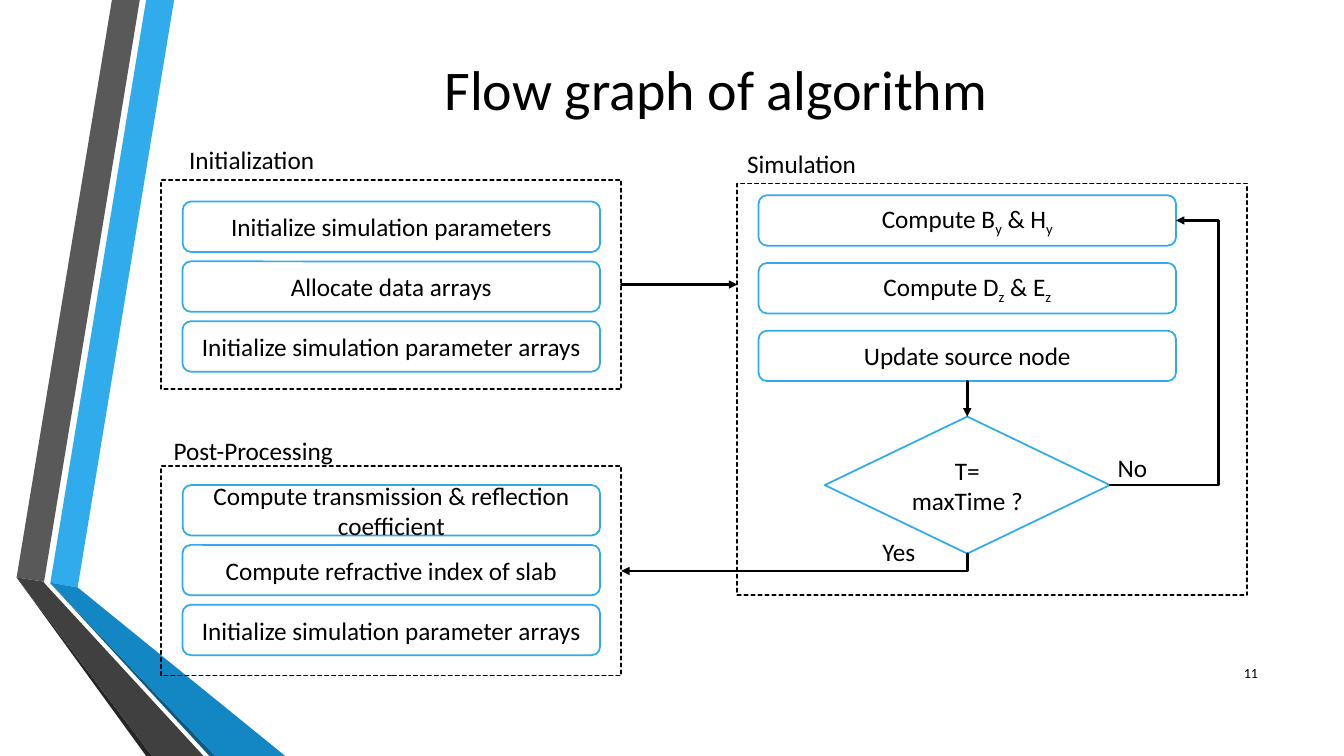
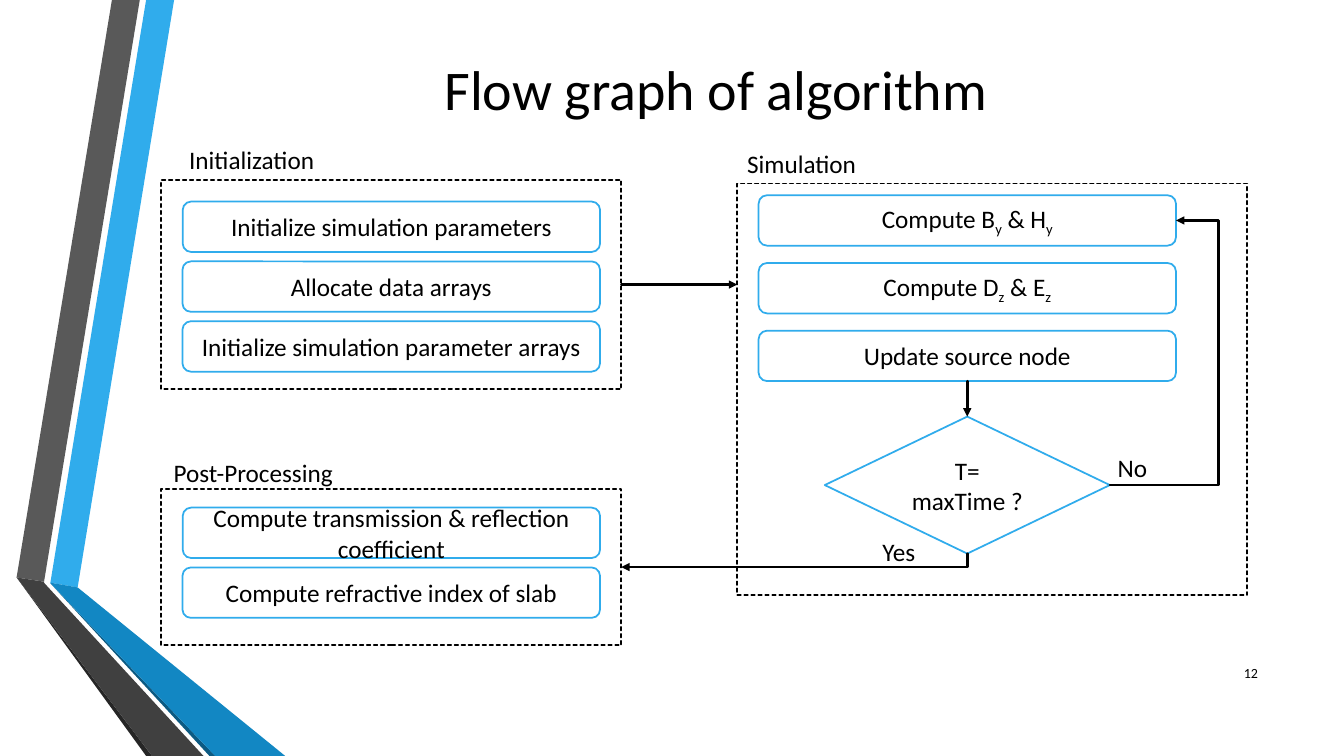
Before and after one commit to junaidnasir/gpu-em-nim, a slide deck: slide 12 of FYP_Defense_Presentation/FYP-2_presentation.pptx (slide 11 before the commit). Drawn at 1344x756 pixels with LibreOffice and Linux fonts; fonts in the diff are those of the drawing; background and template pictures are left out. Boxes give left, top, right and bottom in pixels: in the first picture for what was removed or moved away, otherwise in the second. Text is boxed around its words. In the diff, an @@ line names an element or a change of style, - is before the commit and + after.

```diff
--- a/FYP_Defense_Presentation/FYP-2_presentation.pptx
+++ b/FYP_Defense_Presentation/FYP-2_presentation.pptx
@@ text "Post-Processing": place and size @@
-text "Post-Processing" at [174, 442, 333, 466]
+text "Post-Processing" at [174, 464, 333, 489]
@@ rectangle: place and size @@
-rectangle at [161, 467, 621, 677]
+rectangle at [161, 489, 621, 645]
@@ rounded rectangle "Compute transmission & reflection coefficient": place and size @@
-rounded rectangle "Compute transmission & reflection coefficient" at [182, 485, 600, 535]
+rounded rectangle "Compute transmission & reflection coefficient" at [182, 508, 600, 559]
@@ rounded rectangle "Compute refractive index of slab": place and size @@
-rounded rectangle "Compute refractive index of slab" at [182, 545, 600, 596]
+rounded rectangle "Compute refractive index of slab" at [182, 568, 600, 618]
@@ elbow arrow moved from (968, 554) - (621, 571) to (968, 554) - (621, 568) @@
@@ rounded rectangle removed at [182, 605, 600, 655] @@
-Initialize simulation parameter arrays
@@ page number at [1244, 669, 1258, 678]: text changed @@
-11
+12
```
Also in this commit, not shown: 11 other slides changed, 2 slides added.
